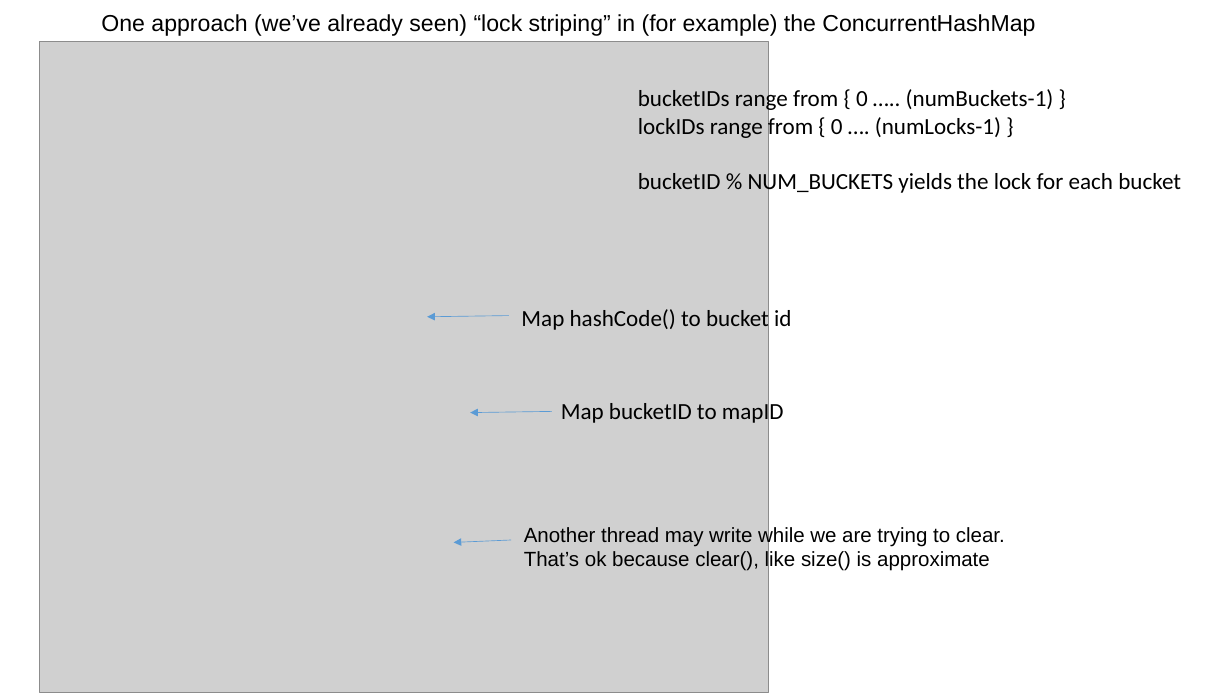
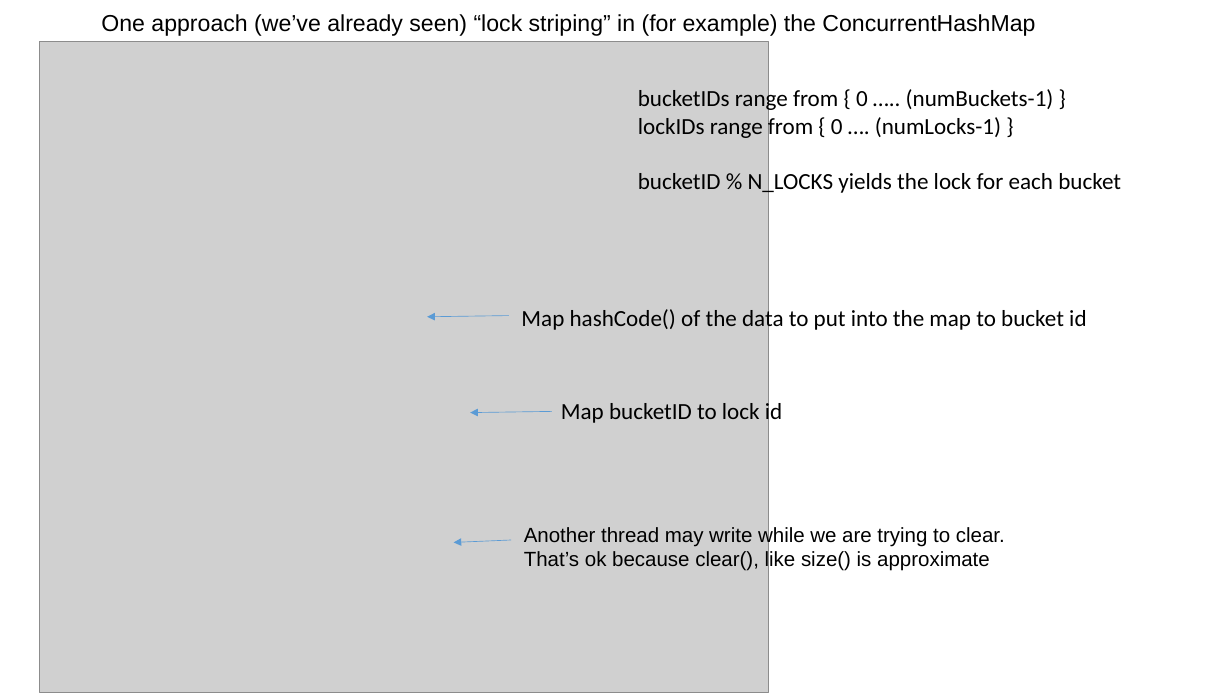
Before and after one commit to fodorclasses/fodorclasses.github.io, a slide deck: slide 13 of classes/prog2019/Prog3-Lecture18.pptx. Drawn at 1232x693 pixels with LibreOffice and Linux fonts; fonts in the diff are those of the drawing; grey boxes stand for pictures. Boxes give left, top, right and bottom in pixels: in the first picture for what was removed or moved away, otherwise in the second. Text is boxed around its words. In the diff, an @@ line names an element or a change of style, - is before the commit and + after.

Commit message:
small changes to lecture 18

```diff
--- a/classes/prog2019/Prog3-Lecture18.pptx
+++ b/classes/prog2019/Prog3-Lecture18.pptx
@@ text at bbox=[638, 170, 1121, 196]: text changed @@
-bucketID % NUM_BUCKETS yields the lock for each bucket
+bucketID % N_LOCKS yields the lock for each bucket
@@ text at bbox=[521, 306, 1086, 332]: text changed @@
-Map hashCode() to bucket id
+Map hashCode() of the data to put into the map to bucket id
@@ text at bbox=[561, 400, 782, 426]: text changed @@
-Map bucketID to mapID
+Map bucketID to lock id
```
Also in this commit, not shown: 3 other slides changed.
